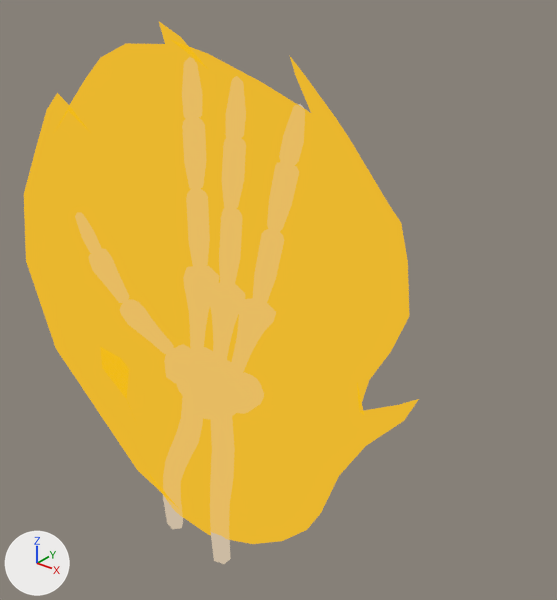
A saved change to the glTF model godot/assets/models/battle/summons/SkeletalHand.glb.
Camera for both pictures: a camera (50 mm lens) standing at (0.275, -0.288, 0.36) and looking at (-0.03, 0.092, 0.124). The lights are fixed; the arrows at lower left show +X, +Y and +Z. The picture after the commit comes second.

The first picture shows 'SkeletalGrasp', 'SkeletalGrasp_Fire'.
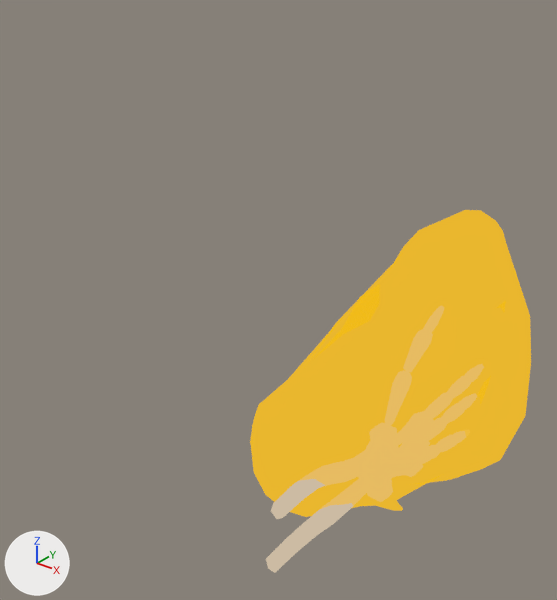
The change in detail:
In object 'SkeletalGrasp' (ob_skeletalgrasp), parent is no longer ob_skeletalhand.
Object 'SkeletalGrasp' (ob_skeletalgrasp) moves from (-0.013, 0.348, -0.162) to (-0.000532, 0.0, 0.0).
Object 'SkeletalGrasp' (ob_skeletalgrasp) turns from (90, 0, 0) to (-12, 91, -12) degrees about x, y and z.
Object 'SkeletalGrasp' (ob_skeletalgrasp) is rescaled from (1.0, 1.0, 1.0) to (0.05, 0.05, 0.05).
In object 'SkeletalGrasp_Fire' (ob_skeletalgrasp_fire), parent is no longer ob_skeletalhand.
Object 'SkeletalGrasp_Fire' (ob_skeletalgrasp_fire) moves from (0.965, 0.221, -0.354) to (-0.000532, 0.0, 0.0).
Object 'SkeletalGrasp_Fire' (ob_skeletalgrasp_fire) turns from (90, 0, 0) to (-12, 91, -12) degrees about x, y and z.
Object 'SkeletalGrasp_Fire' (ob_skeletalgrasp_fire) is rescaled from (1.0, 1.0, 1.0) to (0.05, 0.05, 0.05).

Boxes [x1, y1, x2, y2] around the edits, measured in the pictures (557 x 600 px):
'SkeletalGrasp_Fire', moved, turned, rescaled
    before: [24, 22, 419, 544]
    after: [250, 210, 531, 517]
'SkeletalGrasp', moved, turned, rescaled (mostly hidden before)
    before: [163, 104, 303, 564]
    after: [266, 479, 353, 573]
